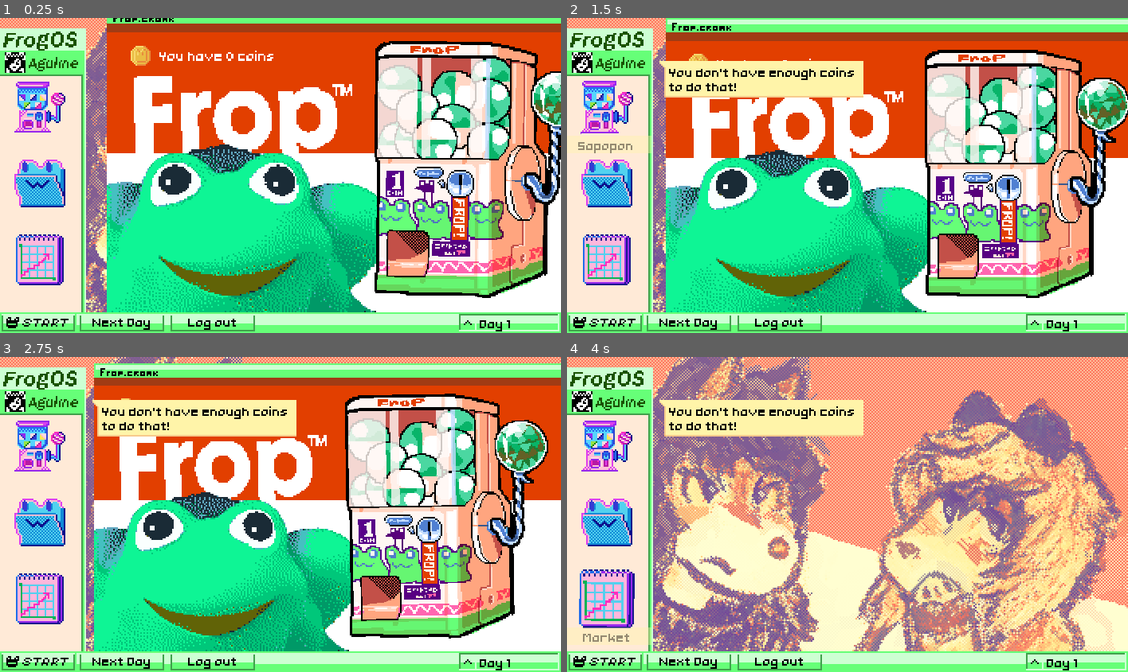
Above: before the commit, frames 1-4 (two rows, left to right).
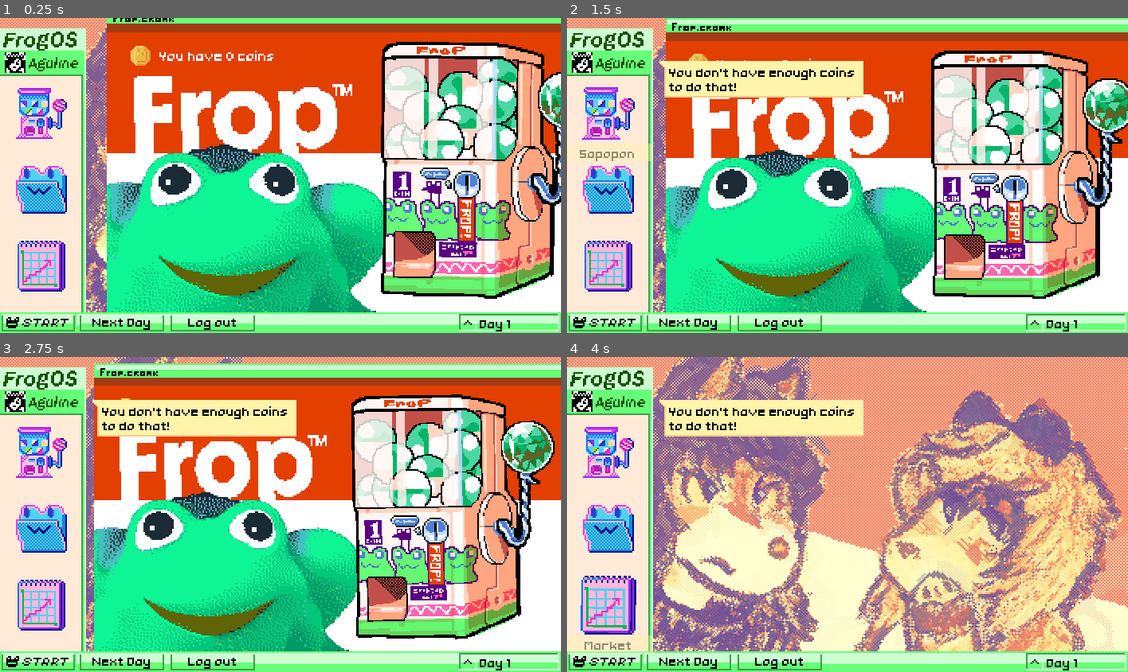
Above: after the commit, the same moments.

Repository: cosmicfoxgames/sapopon
Game: Godot game, scene res://scenes/desktop_master.tscn
Two runs of this game, one before a commit and one after it. Both use one fixed random seed, a clock stepped at 60 frames per second and the inputs below. This scene is started directly instead of the project's main scene.
Inputs (mouse positions are in pixels of both pictures, inside the frame that each line leads up to):
- Up to frame 1 (0.25 s): no input
- Up to frame 2 (1.5 s): tap Enter (game_enter) at 0.5 s; move the mouse to (998, 178) at 0.52 s; click (998, 178) at 0.6 s; move the mouse to (606, 106) at 1.27 s; click (606, 106) at 1.35 s
- Up to frame 3 (2.75 s): move the mouse to (297, 577) at 2.02 s; tap Enter (game_enter) at 2.1 s; click (297, 577) at 2.3 s
- Up to frame 4 (4 s): move the mouse to (606, 523) at 2.77 s; click (606, 523) at 2.85 s; move the mouse to (606, 599) at 3.52 s; click (606, 599) at 3.6 s

The runs differ from the first frame. In frame 1, 19% of the frame differs, in the area x 2-100%, y 7-90%; in frame 2, 19%, in the area x 1-100%, y 10-90%; in frame 3, 18%; in frame 4, 4.2%.

Commit message:
remade how custom  mouse pointer graphics works n fixed scrollcontainer

Diff:
--- a/icon_txt_button.gd
+++ b/icon_txt_button.gd
@@ -32,7 +32,7 @@
 	label.add_theme_color_override("font_color", Color.WHITE)
 
 func click():
-	GameData.change_mouse_pointer(GameData.MOUSE_POINTERS.POINTER)
+	#GameData.change_mouse_pointer(GameData.MOUSE_POINTERS.POINTER)
 	GlobalSignals.play_sfx.emit(GameResources.get_resource(GameResources.SFX["DAMP_CLICK"]))
 	button_click.emit(self)
 
@@ -41,8 +41,16 @@
 func _on_area_2d_mouse_entered() -> void:
 	texture.texture = pressed_button_texture
 	is_hovering = true
-	GameData.change_mouse_pointer(GameData.MOUSE_POINTERS.HAND)
+	#GameData.change_mouse_pointer(GameData.MOUSE_POINTERS.HAND)
 func _on_area_2d_mouse_exited() -> void:
 	texture.texture = default_button_texture
 	is_hovering = false
-	GameData.change_mouse_pointer(GameData.MOUSE_POINTERS.POINTER)
+	#GameData.change_mouse_pointer(GameData.MOUSE_POINTERS.POINTER)
+
+#mouse enter n mouse exite do control
+func _on_mouse_entered() -> void:
+	texture.texture = pressed_button_texture
+	is_hovering = true
+func _on_mouse_exited() -> void:
+	texture.texture = default_button_texture
+	is_hovering = false
--- a/scene objects/button_w_label.gd
+++ b/scene objects/button_w_label.gd
@@ -25,20 +25,20 @@
 	if icon != null: show_icon.texture = icon
 
 func on_click():
-	GameData.change_mouse_pointer(GameData.MOUSE_POINTERS.POINTER)
+	#GameData.change_mouse_pointer(GameData.MOUSE_POINTERS.POINTER)
 	clicked.emit(label)
 	GlobalSignals.play_sfx.emit(GameResources.get_resource(GameResources.SFX["BUBBLE_CLICK"]))
 
 #signals
 
 func _on_area_2d_mouse_entered() -> void:
-	GameData.change_mouse_pointer(GameData.MOUSE_POINTERS.HAND)
+	#GameData.change_mouse_pointer(GameData.MOUSE_POINTERS.HAND)
 	is_hovering = true
 	anim.play("in")
 	await anim.animation_finished
 
 func _on_area_2d_mouse_exited() -> void:
-	GameData.change_mouse_pointer(GameData.MOUSE_POINTERS.POINTER)
+	#GameData.change_mouse_pointer(GameData.MOUSE_POINTERS.POINTER)
 	is_hovering = false
 	anim.play("out")
 
--- a/scene objects/button_w_label.tscn
+++ b/scene objects/button_w_label.tscn
@@ -24,7 +24,7 @@
 tracks/1/type = "value"
 tracks/1/imported = false
 tracks/1/enabled = true
-tracks/1/path = NodePath("label:modulate")
+tracks/1/path = NodePath("label lael/label:modulate")
 tracks/1/interp = 1
 tracks/1/loop_wrap = true
 tracks/1/keys = {
@@ -36,7 +36,7 @@
 tracks/2/type = "value"
 tracks/2/imported = false
 tracks/2/enabled = true
-tracks/2/path = NodePath("label:position")
+tracks/2/path = NodePath("label lael/label:position")
 tracks/2/interp = 1
 tracks/2/loop_wrap = true
 tracks/2/keys = {
@@ -124,7 +124,7 @@
 tracks/1/type = "value"
 tracks/1/imported = false
 tracks/1/enabled = true
-tracks/1/path = NodePath("label:modulate")
+tracks/1/path = NodePath("label lael/label:modulate")
 tracks/1/interp = 2
 tracks/1/loop_wrap = true
 tracks/1/keys = {
@@ -136,7 +136,7 @@
 tracks/2/type = "value"
 tracks/2/imported = false
 tracks/2/enabled = true
-tracks/2/path = NodePath("label:position")
+tracks/2/path = NodePath("label lael/label:position")
 tracks/2/interp = 2
 tracks/2/loop_wrap = true
 tracks/2/keys = {
@@ -177,7 +177,7 @@
 tracks/1/type = "value"
 tracks/1/imported = false
 tracks/1/enabled = true
-tracks/1/path = NodePath("label:modulate")
+tracks/1/path = NodePath("label lael/label:modulate")
 tracks/1/interp = 2
 tracks/1/loop_wrap = true
 tracks/1/keys = {
@@ -189,7 +189,7 @@
 tracks/2/type = "value"
 tracks/2/imported = false
 tracks/2/enabled = true
-tracks/2/path = NodePath("label:position")
+tracks/2/path = NodePath("label lael/label:position")
 tracks/2/interp = 2
 tracks/2/loop_wrap = true
 tracks/2/keys = {
@@ -221,15 +221,18 @@
 }
 
 [node name="button_w_label" type="Control"]
+custom_minimum_size = Vector2(32, 32)
 layout_mode = 3
 anchors_preset = 0
-offset_right = 16.0
-offset_bottom = 16.0
+offset_right = 32.0
+offset_bottom = 32.0
 mouse_filter = 1
+mouse_default_cursor_shape = 2
 script = ExtResource("1_wucku")
 
 [node name="icon" type="Node2D" parent="."]
 unique_name_in_owner = true
+position = Vector2(16, 16)
 
 [node name="Icon" type="Sprite2D" parent="icon"]
 unique_name_in_owner = true
@@ -240,13 +243,28 @@
 [node name="CollisionShape2D" type="CollisionShape2D" parent="icon/Area2D"]
 shape = SubResource("RectangleShape2D_xps0d")
 
-[node name="label" type="Control" parent="."]
+[node name="AnimationPlayer" type="AnimationPlayer" parent="."]
+unique_name_in_owner = true
+libraries = {
+"": SubResource("AnimationLibrary_45e81")
+}
+
+[node name="label lael" type="Control" parent="."]
+anchors_preset = 0
+offset_left = 16.0
+offset_top = 17.0
+offset_right = 44.0
+offset_bottom = 47.0
+mouse_filter = 2
+metadata/_edit_group_ = true
+
+[node name="label" type="Control" parent="label lael"]
 unique_name_in_owner = true
 modulate = Color(1, 1, 1, 0)
 anchors_preset = 0
-mouse_filter = 1
-
-[node name="ColorRect" type="ColorRect" parent="label"]
+mouse_filter = 2
+
+[node name="ColorRect" type="ColorRect" parent="label lael/label"]
 unique_name_in_owner = true
 layout_mode = 0
 offset_left = -28.0
@@ -257,7 +275,7 @@
 color = Color(1, 0.956863, 0.662745, 1)
 metadata/_edit_group_ = true
 
-[node name="Label" type="Label" parent="label/ColorRect"]
+[node name="Label" type="Label" parent="label lael/label/ColorRect"]
 unique_name_in_owner = true
 layout_mode = 0
 offset_right = 56.0
@@ -268,12 +286,6 @@
 horizontal_alignment = 1
 vertical_alignment = 1
 
-[node name="AnimationPlayer" type="AnimationPlayer" parent="."]
-unique_name_in_owner = true
-libraries = {
-"": SubResource("AnimationLibrary_45e81")
-}
-
 [connection signal="mouse_entered" from="icon/Area2D" to="." method="_on_area_2d_mouse_entered"]
 [connection signal="mouse_exited" from="icon/Area2D" to="." method="_on_area_2d_mouse_exited"]
 [connection signal="animation_finished" from="AnimationPlayer" to="." method="_on_animation_player_animation_finished"]
--- /dev/null
+++ b/scene objects/control_gacha.gd
@@ -0,0 +1,6 @@
+extends Control
+
+signal gacha_got_new_frog
+
+func _on_gacha_got_new_frog() -> void:
+	gacha_got_new_frog.emit()
--- /dev/null
+++ b/scene objects/control_gacha.tscn
@@ -0,0 +1,22 @@
+[gd_scene load_steps=3 format=3 uid="uid://dbmbokk2vcoma"]
+
+[ext_resource type="PackedScene" uid="uid://bgg5woyjyfmwy" path="res://scene objects/gacha.tscn" id="1_53iwu"]
+[ext_resource type="Script" path="res://scene objects/control_gacha.gd" id="1_jbbe4"]
+
+[node name="control gacha" type="Control"]
+custom_minimum_size = Vector2(120, 170)
+layout_mode = 3
+anchors_preset = 0
+offset_right = 120.0
+offset_bottom = 170.0
+mouse_filter = 1
+mouse_default_cursor_shape = 2
+script = ExtResource("1_jbbe4")
+
+[node name="gacha" parent="." instance=ExtResource("1_53iwu")]
+offset_left = 70.0
+offset_top = 85.0
+offset_right = 70.0
+offset_bottom = 85.0
+
+[connection signal="got_new_frog" from="gacha" to="." method="_on_gacha_got_new_frog"]
--- a/scene objects/frog_icon.gd
+++ b/scene objects/frog_icon.gd
@@ -21,7 +21,7 @@
 	sapo_img.modulate = GameResources.FROG_COLLECTIONS_COLORS[GameData.FROG_COLECTIONS.keys()[frog.colection]]
 
 func click():
-	GameData.change_mouse_pointer(GameData.MOUSE_POINTERS.POINTER)
+	#GameData.change_mouse_pointer(GameData.MOUSE_POINTERS.POINTER)
 	GlobalSignals.frog_icon_click.emit(label.text)
 	GlobalSignals.play_sfx.emit(GameResources.get_resource(GameResources.SFX["DAMP_CLICK"]))
 
@@ -30,8 +30,8 @@
 func _on_area_2d_mouse_entered() -> void:
 	texture.texture = pressed_border_texture
 	is_hovering = true
-	GameData.change_mouse_pointer(GameData.MOUSE_POINTERS.HAND)
+	#GameData.change_mouse_pointer(GameData.MOUSE_POINTERS.HAND)
 func _on_area_2d_mouse_exited() -> void:
 	texture.texture = default_border_texture
 	is_hovering = false
-	GameData.change_mouse_pointer(GameData.MOUSE_POINTERS.POINTER)
+	#GameData.change_mouse_pointer(GameData.MOUSE_POINTERS.POINTER)
--- a/scene objects/frog_icon.tscn
+++ b/scene objects/frog_icon.tscn
@@ -27,6 +27,8 @@
 offset_left = 18.0
 offset_right = 49.0
 offset_bottom = 31.0
+mouse_filter = 1
+mouse_default_cursor_shape = 2
 texture = ExtResource("3_gh2ho")
 patch_margin_left = 4
 patch_margin_top = 4
--- a/scene objects/gacha.gd
+++ b/scene objects/gacha.gd
@@ -1,4 +1,4 @@
-extends Node2D
+extends Control
 
 signal got_new_frog
 
@@ -14,7 +14,7 @@
 
 func _process(delta: float) -> void:
 	if Input.is_action_just_pressed("game_click") and is_hovering == true and can_interact == true:
-		GameData.change_mouse_pointer(GameData.MOUSE_POINTERS.POINTER)
+		#GameData.change_mouse_pointer(GameData.MOUSE_POINTERS.POINTER)
 		if PlayerData.current_money > 0:
 			get_gacha()
 		else: no_money()
@@ -39,13 +39,13 @@
 #signals
 
 func _on_area_2d_mouse_entered() -> void:
-	GameData.change_mouse_pointer(GameData.MOUSE_POINTERS.HAND)
+	#GameData.change_mouse_pointer(GameData.MOUSE_POINTERS.HAND)
 	is_hovering = true
 	anim.play("hover_in")
 	await anim.animation_finished
 
 func _on_area_2d_mouse_exited() -> void:
-	GameData.change_mouse_pointer(GameData.MOUSE_POINTERS.POINTER)
+	#GameData.change_mouse_pointer(GameData.MOUSE_POINTERS.POINTER)
 	is_hovering = false
 	anim.play("hover_out")
 	await anim.animation_finished
--- a/scene objects/gacha.tscn
+++ b/scene objects/gacha.tscn
@@ -5,6 +5,9 @@
 [ext_resource type="Script" path="res://scene objects/gacha.gd" id="1_n7kdm"]
 [ext_resource type="Texture2D" uid="uid://baihgicbqykr5" path="res://resources/graphics/gacha/BOLAS.PNG" id="2_cgk8g"]
 [ext_resource type="Texture2D" uid="uid://ck2g60qy0eoe5" path="res://resources/graphics/gacha/GACHALAVANCA.PNG" id="4_7yyqh"]
+
+[sub_resource type="RectangleShape2D" id="RectangleShape2D_0rntc"]
+size = Vector2(119, 170)
 
 [sub_resource type="Animation" id="Animation_ft78n"]
 length = 0.001
@@ -273,10 +276,10 @@
 "no_money": SubResource("Animation_rit8f")
 }
 
-[sub_resource type="RectangleShape2D" id="RectangleShape2D_0rntc"]
-size = Vector2(119, 170)
-
-[node name="gacha" type="Node2D"]
+[node name="gacha" type="Control"]
+layout_mode = 3
+anchors_preset = 0
+mouse_filter = 1
 script = ExtResource("1_n7kdm")
 
 [node name="all_gacha" type="Node2D" parent="."]
@@ -296,9 +299,18 @@
 offset_right = 40.0
 offset_bottom = 40.0
 pivot_offset = Vector2(34, 6)
+mouse_filter = 1
+metadata/_edit_use_anchors_ = true
 
 [node name="Gachalavanca" type="Sprite2D" parent="all_gacha/Control"]
 texture = ExtResource("4_7yyqh")
+
+[node name="Area2D" type="Area2D" parent="."]
+unique_name_in_owner = true
+
+[node name="CollisionShape2D" type="CollisionShape2D" parent="Area2D"]
+position = Vector2(-10.5, 0)
+shape = SubResource("RectangleShape2D_0rntc")
 
 [node name="AnimationPlayer" type="AnimationPlayer" parent="."]
 unique_name_in_owner = true
@@ -306,12 +318,5 @@
 "": SubResource("AnimationLibrary_gokhi")
 }
 
-[node name="Area2D" type="Area2D" parent="."]
-unique_name_in_owner = true
-
-[node name="CollisionShape2D" type="CollisionShape2D" parent="Area2D"]
-position = Vector2(-10.5, 0)
-shape = SubResource("RectangleShape2D_0rntc")
-
 [connection signal="mouse_entered" from="Area2D" to="." method="_on_area_2d_mouse_entered"]
 [connection signal="mouse_exited" from="Area2D" to="." method="_on_area_2d_mouse_exited"]
--- a/scene objects/game_button.gd
+++ b/scene objects/game_button.gd
@@ -27,7 +27,7 @@
 	label.text = button_txt
 
 func click_button():
-	GameData.change_mouse_pointer(GameData.MOUSE_POINTERS.POINTER)
+	#GameData.change_mouse_pointer(GameData.MOUSE_POINTERS.POINTER)
 	texture.texture = down_button_texture
 	label.add_theme_color_override("font_color", down_txt_color)
 	button_click.emit()
@@ -42,8 +42,8 @@
 func _on_area_2d_mouse_entered() -> void:
 	is_hovering = true
 	label.add_theme_color_override("font_color", hover_txt_color)
-	GameData.change_mouse_pointer(GameData.MOUSE_POINTERS.HAND)
+	#GameData.change_mouse_pointer(GameData.MOUSE_POINTERS.HAND)
 func _on_area_2d_mouse_exited() -> void:
 	is_hovering = false
 	label.remove_theme_color_override("font_color")
-	GameData.change_mouse_pointer(GameData.MOUSE_POINTERS.POINTER)
+	#GameData.change_mouse_pointer(GameData.MOUSE_POINTERS.POINTER)
--- a/scene objects/game_button.tscn
+++ b/scene objects/game_button.tscn
@@ -15,6 +15,7 @@
 offset_right = 53.0
 offset_bottom = 11.0
 mouse_filter = 1
+mouse_default_cursor_shape = 2
 script = ExtResource("1_f0bti")
 button_txt = "test button"
 hover_txt_color = Color(0.25098, 0.631373, 0.294118, 1)
--- a/scene objects/got_frog.tscn
+++ b/scene objects/got_frog.tscn
@@ -264,6 +264,7 @@
 grow_horizontal = 2
 grow_vertical = 2
 mouse_filter = 1
+mouse_default_cursor_shape = 2
 script = ExtResource("1_2qvfj")
 metadata/_edit_vertical_guides_ = [176.0]
 
@@ -274,6 +275,7 @@
 offset_right = 359.0
 offset_bottom = 210.0
 mouse_filter = 1
+mouse_default_cursor_shape = 2
 color = Color(0, 0.0588235, 0, 0.396078)
 
 [node name="64x64" type="Sprite2D" parent="."]
--- a/scene objects/icon_txt_button.tscn
+++ b/scene objects/icon_txt_button.tscn
@@ -15,7 +15,9 @@
 anchors_preset = 0
 offset_right = 91.0
 offset_bottom = 19.0
+size_flags_horizontal = 0
 mouse_filter = 1
+mouse_default_cursor_shape = 2
 script = ExtResource("1_kypim")
 default_button_texture = ExtResource("2_n5um4")
 pressed_button_texture = ExtResource("3_7b2j4")
@@ -29,6 +31,7 @@
 offset_right = 92.0
 offset_bottom = 20.0
 mouse_filter = 1
+mouse_default_cursor_shape = 2
 texture = ExtResource("2_n5um4")
 patch_margin_left = 4
 patch_margin_top = 4
@@ -54,11 +57,14 @@
 clip_text = true
 
 [node name="Area2D" type="Area2D" parent="."]
+visible = false
 
 [node name="CollisionShape2D" type="CollisionShape2D" parent="Area2D"]
 position = Vector2(45.5, 9.5)
 shape = SubResource("RectangleShape2D_8s8v1")
 
+[connection signal="mouse_entered" from="." to="." method="_on_mouse_entered"]
+[connection signal="mouse_exited" from="." to="." method="_on_mouse_exited"]
 [connection signal="input_event" from="Area2D" to="." method="_on_area_2d_input_event"]
 [connection signal="mouse_entered" from="Area2D" to="." method="_on_area_2d_mouse_entered"]
 [connection signal="mouse_exited" from="Area2D" to="." method="_on_area_2d_mouse_exited"]
--- a/scene objects/upper_ui_gacha.gd
+++ b/scene objects/upper_ui_gacha.gd
@@ -60,5 +60,5 @@
 	GlobalSignals.advance_day.emit()
 
 #spinned gacha
-func _on_gacha_got_new_frog() -> void:
+func _on_control_gacha_gacha_got_new_frog() -> void:
 	spin_gacha()
--- a/scenes/desktop_master.tscn
+++ b/scenes/desktop_master.tscn
@@ -164,29 +164,28 @@
 position = Vector2(176, 191.5)
 texture = ExtResource("2_j7xjx")
 
-[node name="CenterContainer" type="CenterContainer" parent="."]
-layout_mode = 0
-offset_top = 34.0
-offset_right = 50.0
-offset_bottom = 175.0
-
-[node name="VBoxContainer" type="VBoxContainer" parent="CenterContainer"]
-layout_mode = 2
-theme_override_constants/separation = 48
+[node name="VBoxContainer" type="VBoxContainer" parent="."]
+layout_mode = 2
+offset_left = 10.0
+offset_top = 44.0
+offset_right = 42.0
+offset_bottom = 136.0
+mouse_filter = 2
+theme_override_constants/separation = 16
 alignment = 2
 metadata/_edit_group_ = true
 
-[node name="button_gacha" parent="CenterContainer/VBoxContainer" instance=ExtResource("3_6rynu")]
+[node name="button_gacha" parent="VBoxContainer" instance=ExtResource("3_6rynu")]
 layout_mode = 2
 label = "gacha"
 icon = ExtResource("5_j5soa")
 
-[node name="button_collection" parent="CenterContainer/VBoxContainer" instance=ExtResource("3_6rynu")]
+[node name="button_collection" parent="VBoxContainer" instance=ExtResource("3_6rynu")]
 layout_mode = 2
 label = "collection"
 icon = ExtResource("6_08typ")
 
-[node name="button_market" parent="CenterContainer/VBoxContainer" instance=ExtResource("3_6rynu")]
+[node name="button_market" parent="VBoxContainer" instance=ExtResource("3_6rynu")]
 layout_mode = 2
 label = "market"
 icon = ExtResource("7_lrdsq")
@@ -198,6 +197,7 @@
 offset_top = 186.0
 offset_right = 345.0
 offset_bottom = 197.0
+mouse_filter = 1
 theme = ExtResource("12_407c5")
 text = "Dia 001"
 
@@ -212,6 +212,7 @@
 offset_top = 26.0
 offset_right = 63.0
 offset_bottom = 31.0
+mouse_filter = 1
 
 [node name="HBoxContainer" type="HBoxContainer" parent="."]
 layout_mode = 0
@@ -229,8 +230,8 @@
 layout_mode = 2
 button_txt = "log_out"
 
-[connection signal="clicked" from="CenterContainer/VBoxContainer/button_gacha" to="." method="_on_button_gacha_clicked"]
-[connection signal="clicked" from="CenterContainer/VBoxContainer/button_collection" to="." method="_on_button_collection_clicked"]
-[connection signal="clicked" from="CenterContainer/VBoxContainer/button_market" to="." method="_on_button_market_clicked"]
+[connection signal="clicked" from="VBoxContainer/button_gacha" to="." method="_on_button_gacha_clicked"]
+[connection signal="clicked" from="VBoxContainer/button_collection" to="." method="_on_button_collection_clicked"]
+[connection signal="clicked" from="VBoxContainer/button_market" to="." method="_on_button_market_clicked"]
 [connection signal="button_click" from="HBoxContainer/game_button" to="." method="_on_game_button_button_click"]
 [connection signal="button_click" from="HBoxContainer/game_button2" to="." method="_on_game_button_2_button_click"]
--- a/scenes/gacha_master.tscn
+++ b/scenes/gacha_master.tscn
@@ -4,7 +4,7 @@
 [ext_resource type="Texture2D" uid="uid://bb011tc5j1vjs" path="res://resources/graphics/windows/gacha.PNG" id="2_mh3jo"]
 [ext_resource type="Script" path="res://scene objects/upper_ui_gacha.gd" id="3_qx7fi"]
 [ext_resource type="Theme" uid="uid://bascc1vb042uq" path="res://resources/ui_theme.tres" id="4_yfc0j"]
-[ext_resource type="PackedScene" uid="uid://bgg5woyjyfmwy" path="res://scene objects/gacha.tscn" id="5_cowh7"]
+[ext_resource type="PackedScene" uid="uid://dbmbokk2vcoma" path="res://scene objects/control_gacha.tscn" id="6_66kpv"]
 [ext_resource type="Texture2D" uid="uid://c48rw7dukpgbq" path="res://resources/graphics/icons/coin.png" id="6_g5nkg"]
 
 [node name="gacha_master" type="Control"]
@@ -14,6 +14,7 @@
 anchor_bottom = 1.0
 grow_horizontal = 2
 grow_vertical = 2
+mouse_filter = 1
 script = ExtResource("1_n2buy")
 
 [node name="Gacha" type="Sprite2D" parent="."]
@@ -28,6 +29,7 @@
 offset_top = -1.0
 offset_right = 42.0
 offset_bottom = 39.0
+mouse_filter = 1
 script = ExtResource("3_qx7fi")
 metadata/_edit_vertical_guides_ = [290.0]
 
@@ -53,14 +55,16 @@
 offset_bottom = 44.0
 text = "dia"
 
-[node name="gacha" parent="upper_ui_gacha" instance=ExtResource("5_cowh7")]
-unique_name_in_owner = true
-position = Vector2(220, 98)
-scale = Vector2(0.9, 0.9)
-
 [node name="Coin" type="Sprite2D" parent="upper_ui_gacha"]
 position = Vector2(18, 30)
 texture = ExtResource("6_g5nkg")
 
+[node name="control gacha" parent="upper_ui_gacha" instance=ExtResource("6_66kpv")]
+offset_left = 161.0
+offset_top = 22.0
+offset_right = 281.0
+offset_bottom = 192.0
+scale = Vector2(0.9, 0.9)
+
 [connection signal="spin_gacha_signal" from="upper_ui_gacha" to="." method="_on_upper_ui_gacha_spin_gacha_signal"]
-[connection signal="got_new_frog" from="upper_ui_gacha/gacha" to="upper_ui_gacha" method="_on_gacha_got_new_frog"]
+[connection signal="gacha_got_new_frog" from="upper_ui_gacha/control gacha" to="upper_ui_gacha" method="_on_control_gacha_gacha_got_new_frog"]
--- a/scenes/game_master.gd
+++ b/scenes/game_master.gd
@@ -11,6 +11,7 @@
 	Save.load_game()
 	handle_changing_scene(load(GameData.scene_paths[GameData.SCENES.INTRO]))
 	conect_all_signals()
+	set_custom_mouse_graphics()
 	GameResources.populate_frogs_by_raritie()
 
 func _process(delta: float) -> void:
@@ -24,6 +25,10 @@
 	GlobalSignals.play_sfx.connect(_on_play_sfx)
 
 	GlobalSignals.stop_music.connect(_on_stop_music)
+
+func set_custom_mouse_graphics():
+	Input.set_custom_mouse_cursor(GameResources.get_resource(GameResources.CURSORS_GRAPHICS["POINTER"]))
+	Input.set_custom_mouse_cursor(GameResources.get_resource(GameResources.CURSORS_GRAPHICS["HAND"]), Input.CURSOR_POINTING_HAND)
 
 func handle_changing_scene(scene_to_go : PackedScene):
 	for i in all_scenes.get_children():
--- a/scenes/main_menu.tscn
+++ b/scenes/main_menu.tscn
@@ -53,7 +53,7 @@
 layout_mode = 0
 offset_left = 3.0
 offset_top = 113.0
-offset_right = 122.0
+offset_right = 94.0
 offset_bottom = 177.0
 theme_override_constants/separation = 4
 alignment = 2
--- a/scripts/game_data.gd
+++ b/scripts/game_data.gd
@@ -166,8 +166,8 @@
 	already_won_game = false
 	Save.save_game()
 
-func change_mouse_pointer(which : MOUSE_POINTERS):
-	Input.set_custom_mouse_cursor(GameResources.get_resource(GameResources.CURSORS_GRAPHICS[MOUSE_POINTERS.keys()[which]]))
+#func change_mouse_pointer(which : MOUSE_POINTERS):
+	#Input.set_custom_mouse_cursor(GameResources.get_resource(GameResources.CURSORS_GRAPHICS[MOUSE_POINTERS.keys()[which]]))
 
 func loose_game():
 	print("YOU LOSE")
